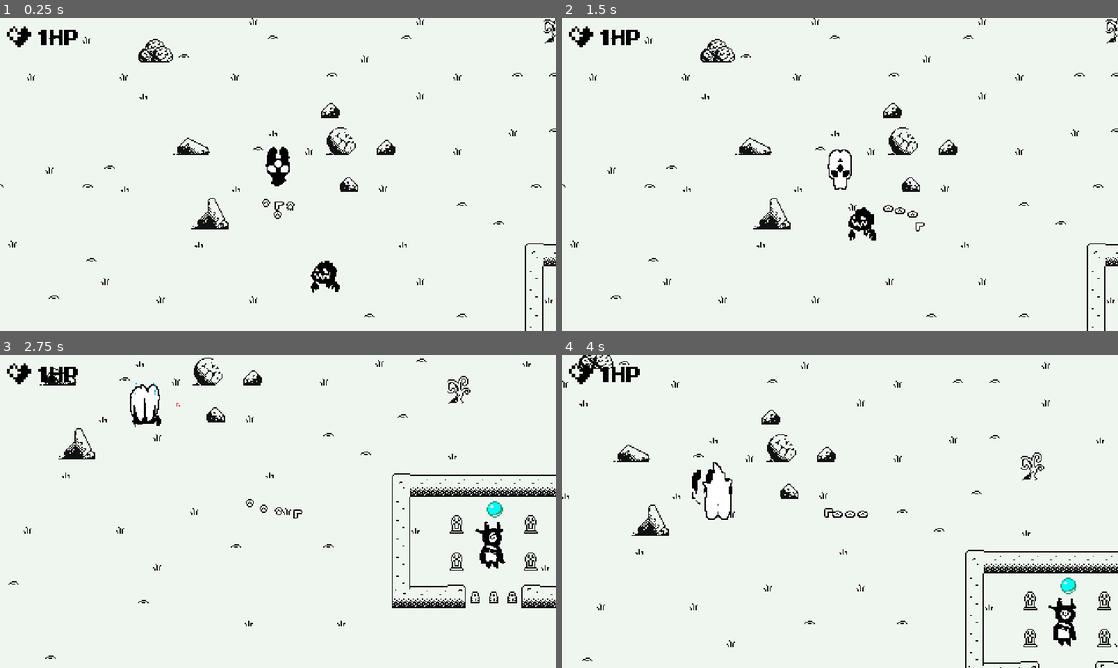
Above: before the commit, frames 1-4 (two rows, left to right).
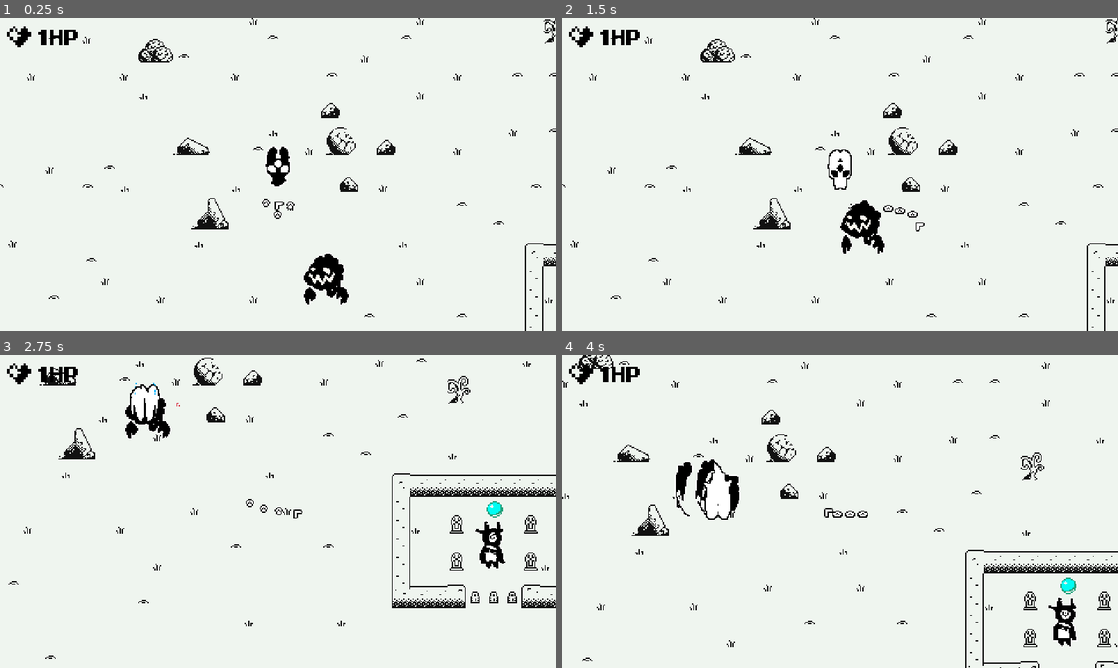
Above: after the commit, the same moments.

Repository: barssbekk/motherBaby
Game: Godot game, scene res://game.tscn
Two runs of this game, one before a commit and one after it. Both use one fixed random seed, a clock stepped at 60 frames per second and the inputs below. The engine's default icon, where the game draws it, is replaced by a stand-in: a white triangle on a blue panel in a dark square.
Inputs (mouse positions are in pixels of both pictures, inside the frame that each line leads up to):
- Up to frame 1 (0.25 s): no input
- Up to frame 2 (1.5 s): move the mouse to (962, 158) at 0.52 s; hold Right (arrow_right) 0.53-1.28 s; tap Shift (switch_camera) at 0.6, 1.35 s; move the mouse to (728, 190) at 1.27 s; hold Down (arrow_down) from 1.28 s (still down)
- Up to frame 3 (2.75 s): move the mouse to (333, 442) at 2.02 s; release Down (arrow_down) at 2.03 s; hold Right (arrow_right) from 2.03 s (still down); tap Shift (switch_camera) at 2.1 s
- Up to frame 4 (4 s): move the mouse to (812, 574) at 2.77 s; release Right (arrow_right) at 2.78 s; hold Up (arrow_up) 2.78-3.53 s; tap Shift (switch_camera) at 2.85, 3.6 s; move the mouse to (1006, 558) at 3.52 s; hold Left (arrow_left) from 3.53 s (still down)

The runs differ from the first frame. In frame 1, 0.6% of the frame differs, in the area x 54-63%, y 75-92%; in frame 2, 0.5%; in frame 3, 0.3%; in frame 4, 0.6%, in the area x 20-32%, y 33-52%.

Commit message:
+mouse_control

Diff:
--- a/scenes/bigBat.tscn
+++ b/scenes/bigBat.tscn
@@ -161,12 +161,12 @@
 shape = SubResource("CapsuleShape2D_8a00q")
 
 [node name="AnimatedSprite2D" type="AnimatedSprite2D" parent="."]
+modulate = Color(1, 0.823529, 0.247059, 1)
 z_index = 5
 scale = Vector2(2, 2)
 sprite_frames = SubResource("SpriteFrames_wadc6")
-animation = &"walk_angry"
+animation = &"hurt"
 autoplay = "idle"
-frame_progress = 0.0888781
 
 [node name="HealthComponent" parent="." instance=ExtResource("3_1f3ky")]
 max_Health = 20
--- /dev/null
+++ b/scenes/expCrystal.tscn
@@ -0,0 +1,27 @@
+[gd_scene load_steps=7 format=3 uid="uid://7adfmg74dtn1"]
+
+[ext_resource type="Script" path="res://scripts/mama_tear_upgrade.gd" id="1_yvy4b"]
+[ext_resource type="Texture2D" uid="uid://dwkbim5a1pb7r" path="res://assets/sprites/XP_crystal.png" id="2_phvgw"]
+[ext_resource type="PackedScene" uid="uid://dc4xfsgjukcbm" path="res://scenes/HitboxComponent.tscn" id="3_0f0io"]
+[ext_resource type="PackedScene" uid="uid://bwdbnj13eriax" path="res://scenes/HealthComponent.tscn" id="4_m0588"]
+
+[sub_resource type="AtlasTexture" id="AtlasTexture_wbnlb"]
+atlas = ExtResource("2_phvgw")
+
+[sub_resource type="CircleShape2D" id="CircleShape2D_m06r5"]
+
+[node name="expCrystal" type="Node2D"]
+script = ExtResource("1_yvy4b")
+
+[node name="Sprite2D" type="Sprite2D" parent="."]
+texture = SubResource("AtlasTexture_wbnlb")
+
+[node name="HitboxComponent" parent="." node_paths=PackedStringArray("health_component") instance=ExtResource("3_0f0io")]
+collision_layer = 8
+health_component = NodePath("../HealthComponent")
+
+[node name="CollisionShape2D" type="CollisionShape2D" parent="HitboxComponent"]
+shape = SubResource("CircleShape2D_m06r5")
+
+[node name="HealthComponent" parent="." instance=ExtResource("4_m0588")]
+max_Health = 1
--- a/scenes/ghost.tscn
+++ b/scenes/ghost.tscn
@@ -175,7 +175,7 @@
 
 [node name="ghost" type="CharacterBody2D"]
 collision_layer = 4
-collision_mask = 6
+collision_mask = 0
 script = ExtResource("1_bja26")
 
 [node name="CollisionShape2D" type="CollisionShape2D" parent="."]
@@ -186,7 +186,6 @@
 
 [node name="AnimatedSprite2D" type="AnimatedSprite2D" parent="."]
 z_index = 5
-scale = Vector2(0.64, 0.64)
 sprite_frames = SubResource("SpriteFrames_x5rxy")
 animation = &"attack"
 
--- a/scripts/babyMovement.gd
+++ b/scripts/babyMovement.gd
@@ -2,12 +2,20 @@
 
 @export var movement_speed : float = Stats.babyspeed + 10
 var character_direction : Vector2
+var mouse_position = null
+var mouse_speed = 500
+var mouse_activated : bool = false
 
 func _physics_process(delta: float) -> void:
 	character_direction.x = Input.get_axis("arrow_left", "arrow_right")
 	character_direction.y = Input.get_axis("arrow_up", "arrow_down")
 
+	if mouse_activated == true:
+		mouse_position = get_global_mouse_position()
+		self.position = mouse_position
 
+	if Input.is_action_just_pressed("switch_baby_movement"):
+		switch_baby_movement()
 
 
 	# Flip
@@ -26,3 +34,9 @@
 		#if %mamaSprite.animation != "Idle": %mamaSprite.animation = "Idle"
 
 	move_and_slide()
+
+func switch_baby_movement():
+	if mouse_activated == false:
+		mouse_activated = true
+	else:
+		mouse_activated = false
--- a/scripts/damage_component.gd
+++ b/scripts/damage_component.gd
@@ -10,15 +10,16 @@
 func _on_hitbox_component_area_entered(area: Area2D) -> void:
 	attacks_left = max_attacks
 	for attacks in attacks_left:
-		if is_instance_valid(area):   #checks if attcked entity is still active, otherwise calling has_method will crash
-			if area.has_method("damage"):  #will occasionaly crash if you dont check is_instance_valid()
-				var attack = Attack.new()
-				attack.attack_damage = new_attack_damage
-				area.damage(attack)
-				#print(get_parent().name + "'s attack did " + str(attack.attack_damage) + " damage!")
-				attacks_left -= 1
-				emit_signal("skeleton_attack")
-				await get_tree().create_timer(attack_speed).timeout #delay between attacks
+		if attacks_left != 0:
+			if is_instance_valid(area):   #checks if attcked entity is still active, otherwise calling has_method will crash
+				if area.has_method("damage"):  #will occasionaly crash if you dont check is_instance_valid()
+					var attack = Attack.new()
+					attack.attack_damage = new_attack_damage
+					area.damage(attack)
+					#print(get_parent().name + "'s attack did " + str(attack.attack_damage) + " damage!")
+					attacks_left -= 1
+					emit_signal("skeleton_attack")
+					await get_tree().create_timer(attack_speed).timeout #delay between attacks
 
 #Stop Damage over time when exitting range
 func _on_hitbox_component_area_exited(area: Area2D) -> void:
--- a/scripts/health_component.gd
+++ b/scripts/health_component.gd
@@ -8,6 +8,8 @@
 func damage(attack: Attack):
 	var is_critical := false
 	current_Health -= attack.attack_damage
+	if get_parent().has_method("attack_animation"):
+		get_parent().attack_animation()
 	if get_parent().name != "mamaTearUpgrade":
 		DamageNumbers.display_number(attack.attack_damage, self.global_position, is_critical) #Calls dmg popup func in DamageNumbers singleton
 	#print(get_parent().name + " was hit!")
--- a/scripts/mob.gd
+++ b/scripts/mob.gd
@@ -38,3 +38,9 @@
 #Death Function called when health = 0
 func die():
 	queue_free()
+
+
+func attack_animation():
+	animated_sprite.play("hurt")
+	await get_tree().create_timer(.5).timeout
+	animated_sprite.play("walk_angry")
Binary file added: assets/sprites/XP_crystal.png
Not shown, added: assets/sprites/XP_crystal.png.import
